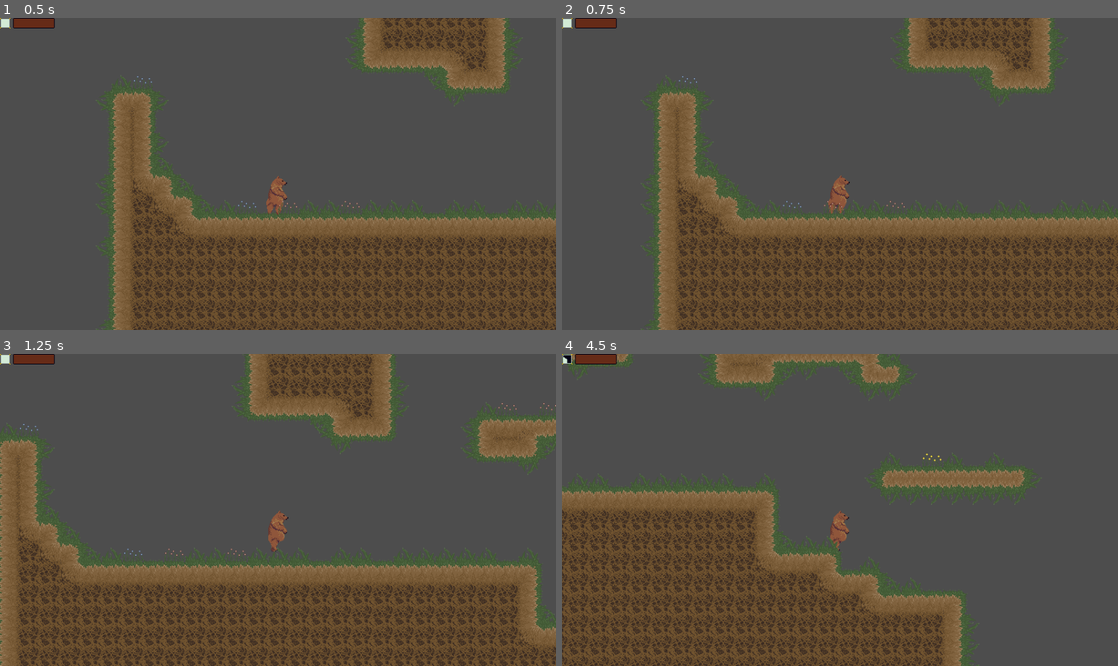
Above: before the commit, frames 1-4 (two rows, left to right).
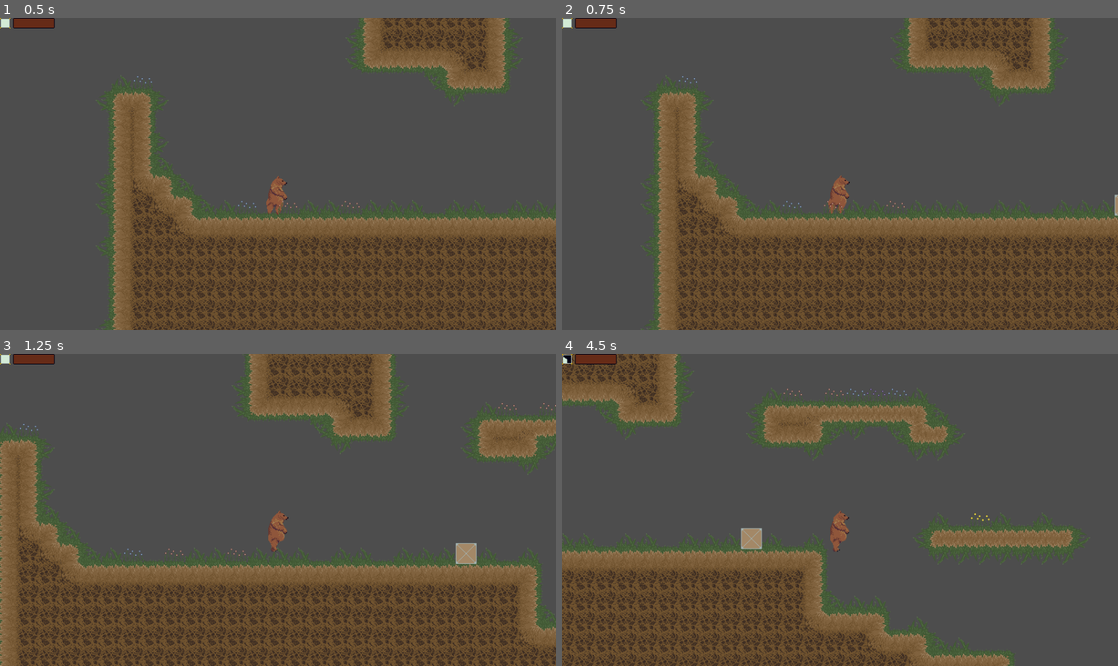
Above: after the commit, the same moments.

Repository: WinterAtne/Cancer_Bear
Game: Godot game, scene res://scenes/main.tscn
Same seed, same stepped clock (60 frames per second), same inputs: the game is played once before the commit and once after it.
Inputs (mouse positions are in pixels of both pictures, inside the frame that each line leads up to):
- Up to frame 1 (0.5 s): no input
- Up to frame 2 (0.75 s): tap Enter at 0.5 s; move the mouse to (962, 158) at 0.52 s; hold D (right) from 0.53 s (still down); click (962, 158) at 0.6 s
- Up to frame 3 (1.25 s): keep holding D (right); tap W (up) at 0.77 s
- Up to frame 4 (4.5 s): move the mouse to (728, 525) at 1.27 s; click (728, 525) at 1.35 s; tap W (up) at 1.52, 3.02, 3.77 s; move the mouse to (895, 441) at 2.02 s; release D (right) at 2.03 s; hold A (left) 2.03-2.78 s; hold E (interact) 2.03-2.78 s; click (895, 441) at 2.3 s; move the mouse to (812, 572) at 2.77 s; hold D (right) 2.78-4.28 s; tap 1 (spell_1) at 2.85 s; click (812, 572) at 3.05 s; move the mouse to (1006, 556) at 3.52 s; tap 2 (spell_2) at 3.6 s; click (1006, 556) at 3.8 s; move the mouse to (673, 463) at 4.27 s; hold A (left) from 4.28 s (still down); tap 3 (spell_3) at 4.35 s

Frame 1 is identical in both runs. In frame 2, less than 0.1% of the frame differs, in the area x 99-100%, y 56-64%; in frame 3, 0.3%; in frame 4, 33%, in the area x 0-95%, y 0-100%.

Commit message:
Added box
Box is super jittery

Diff:
--- a/scenes/_debug/debug_level.tscn
+++ b/scenes/_debug/debug_level.tscn
@@ -1,6 +1,7 @@
-[gd_scene load_steps=2 format=3 uid="uid://b5niee8yfa5qm"]
+[gd_scene load_steps=3 format=3 uid="uid://b5niee8yfa5qm"]
 
 [ext_resource type="PackedScene" path="res://scenes/levels/default_tile_map.tscn" id="1_lvk3f"]
+[ext_resource type="PackedScene" uid="uid://bo5ghla6ji13c" path="res://scenes/level_assets/box.tscn" id="2_xv8qv"]
 
 [node name="DebugLevel" type="Node2D"]
 
@@ -8,3 +9,6 @@
 layer_1/tile_data = PackedInt32Array(720889, 1, 3, 655353, 1, 3, 589817, 1, 3, 524281, 1, 3, 458745, 1, 3, 393209, 1, 3 …(7068 unchanged characters)…
 layer_2/tile_data = PackedInt32Array(65553, 65537, 3, 65552, 65537, 3, 65551, 65537, 3, 65550, 65537, 3, 65549, 65537,  …(7117 unchanged characters)…
 layer_3/tile_data = PackedInt32Array(65553, 720896, 0, 65552, 655360, 0, 65551, 655360, 0, 65550, 655360, 0, 65549, 655 …(7227 unchanged characters)…
+
+[node name="Box" parent="." instance=ExtResource("2_xv8qv")]
+position = Vector2(461, -36)
--- /dev/null
+++ b/scenes/level_assets/box.gd
@@ -0,0 +1,6 @@
+extends RigidBody2D
+
+var paused : bool = false
+
+func pause(should_pause : bool) -> void:
+	paused = should_pause
--- a/scenes/level_assets/box.tscn
+++ b/scenes/level_assets/box.tscn
@@ -1,5 +1,6 @@
-[gd_scene load_steps=4 format=3 uid="uid://bo5ghla6ji13c"]
+[gd_scene load_steps=5 format=3 uid="uid://bo5ghla6ji13c"]
 
+[ext_resource type="Script" path="res://scenes/level_assets/box.gd" id="1_4xxi7"]
 [ext_resource type="Texture2D" uid="uid://crjvtrvdwlas2" path="res://assets/box.png" id="1_7qnbm"]
 [ext_resource type="PackedScene" uid="uid://bk1macnmt6s18" path="res://scenes/spells/grab/grabbable.tscn" id="2_8ipyv"]
 
@@ -7,6 +8,7 @@
 size = Vector2(32, 32)
 
 [node name="Box" type="RigidBody2D"]
+script = ExtResource("1_4xxi7")
 
 [node name="Sprite2D" type="Sprite2D" parent="."]
 texture = ExtResource("1_7qnbm")
--- a/scenes/spells/grab/grabbable.gd
+++ b/scenes/spells/grab/grabbable.gd
@@ -56,12 +56,16 @@
 
 
 
-	if is_grabbed:
+	if is_grabbed and characterbody:
 		var direction = direction_to_mouse()
 		var adjusted_speed = (distance_to_mouse() / SPEED)
 		owner.velocity = owner.velocity.move_toward(direction * SPEED, delta * ACCELERATION)
 		owner.move_and_slide()
 
+	elif is_grabbed and rigidbody:
+		var direction = direction_to_mouse()
+		var adjusted_speed = (distance_to_mouse() / SPEED)
+		owner.linear_velocity = owner.linear_velocity.move_toward(direction * SPEED, delta * ACCELERATION)
 
 
 
